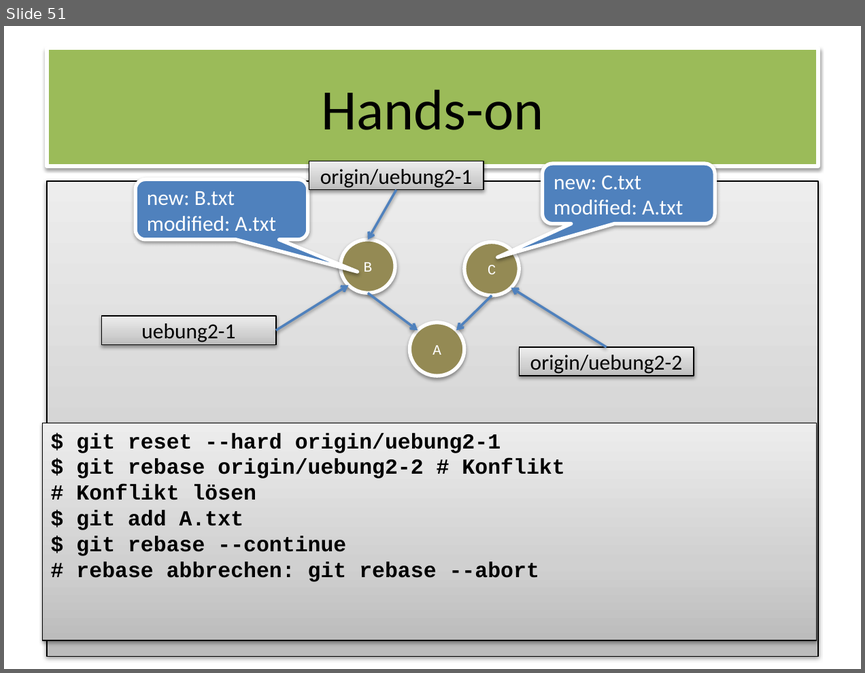
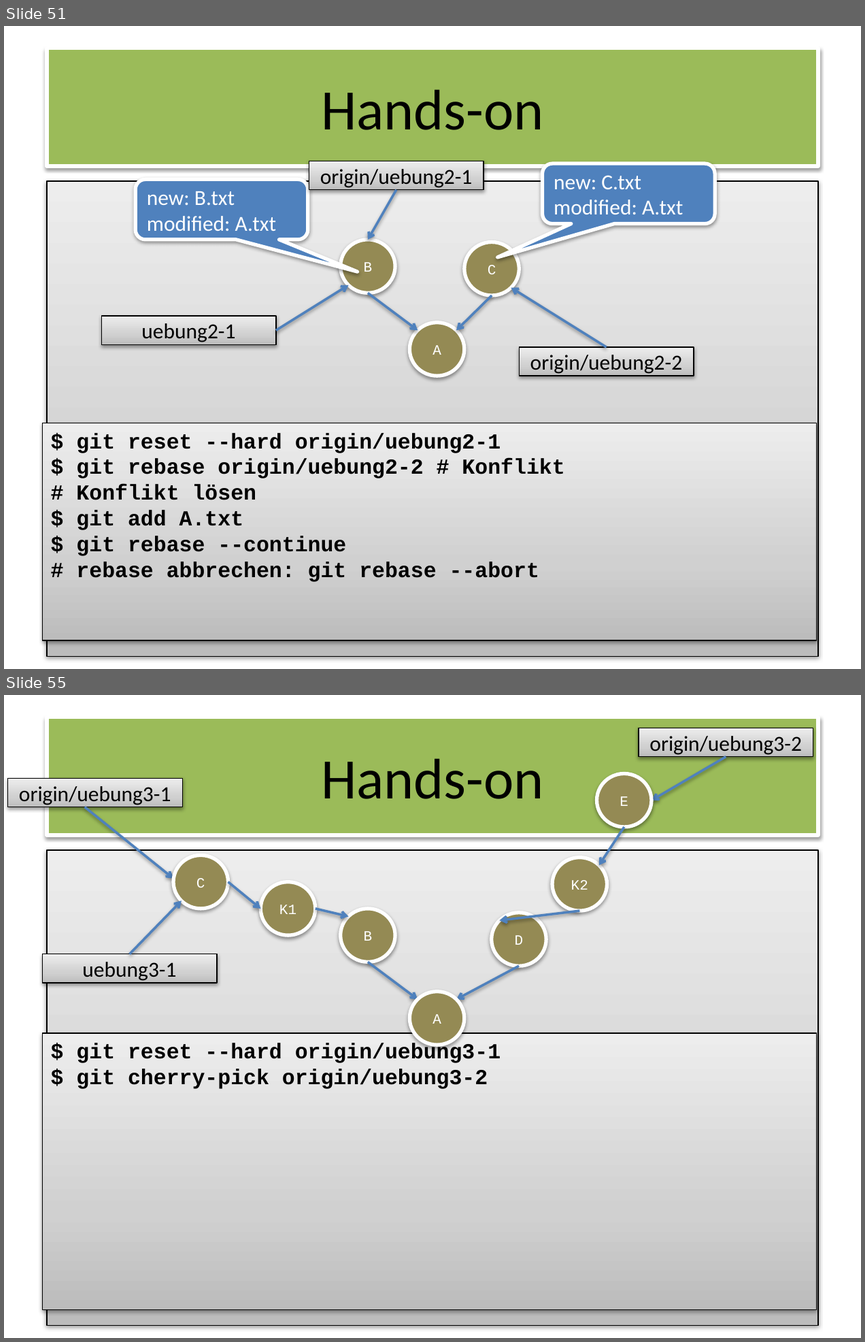
Before and after one commit to owidder/git-wks, a slide deck: git-wks.pptx. Shown one above the other, each under a label of ours: slide 51 before the commit, slides 51 and 55 after it; the slides between them are not shown. The pictures are 865x673 and 865x1342 pixels, drawn with LibreOffice and Linux fonts; fonts in the diff are those of the drawing. Boxes give left, top, right and bottom in pixels: in the first picture for what was removed or moved away, otherwise in the second. Text is boxed around its words. In the diff, an @@ line names an element or a change of style, - is before the commit and + after.

Commit message:
new chapter 'Cherry-Pick' + 'Revert'

```diff
--- a/git-wks.pptx
+++ b/git-wks.pptx
@@ slide 55 added at (4, 695, 861, 1338), background #FFFFFF; not listed: 2 template elements that a slide beside it also shows @@
@@ rectangle added at (639, 728, 814, 757), fill gradient #BDBDBD to #D1D1D1 to #EEEEEE, outline #000000 0.75 pt, 18 pt, text #000000 @@
+origin/uebung3-2
@@ ellipse added at (597, 774, 652, 827), fill #948A54, outline #FFFFFF 3 pt, 12 pt, text #FFFFFF @@
+E
@@ arrow added from (725, 757) to (652, 800), #4F81BD 2 pt @@
@@ rectangle added at (7, 778, 182, 807), fill gradient #BDBDBD to #D1D1D1 to #EEEEEE, outline #000000 0.75 pt, 18 pt, text #000000 @@
+origin/uebung3-1
@@ arrow added from (84, 807) to (173, 879), #4F81BD 2 pt @@
@@ arrow added from (624, 827) to (598, 866), #4F81BD 2 pt @@
@@ ellipse added at (173, 855, 228, 909), fill #948A54, outline #FFFFFF 3 pt, 12 pt, text #FFFFFF @@
+C
@@ ellipse added at (552, 857, 607, 910), fill #948A54, outline #FFFFFF 3 pt, 12 pt, text #FFFFFF @@
+K2
@@ arrow added from (228, 882) to (260, 909), #4F81BD 2 pt @@
@@ ellipse added at (260, 882, 315, 935), fill #948A54, outline #FFFFFF 3 pt, 12 pt, text #FFFFFF @@
+K1
@@ arrow added from (130, 954) to (181, 900), #4F81BD 2 pt @@
@@ arrow added from (315, 909) to (349, 916), #4F81BD 2 pt @@
@@ ellipse added at (341, 909, 396, 962), fill #948A54, outline #FFFFFF 3 pt, 12 pt, text #FFFFFF @@
+B
@@ ellipse added at (492, 913, 547, 966), fill #948A54, outline #FFFFFF 3 pt, 12 pt, text #FFFFFF @@
+D
@@ arrow added from (580, 911) to (499, 920), #4F81BD 2 pt @@
@@ rectangle added at (43, 954, 218, 983), fill gradient #BDBDBD to #D1D1D1 to #EEEEEE, outline #000000 0.75 pt, 18 pt, text #000000 @@
+uebung3-1
@@ arrow added from (368, 962) to (418, 999), #4F81BD 2 pt @@
@@ arrow added from (519, 966) to (456, 999), #4F81BD 2 pt @@
@@ ellipse added at (409, 991, 464, 1045), fill #948A54, outline #FFFFFF 3 pt, 12 pt, text #FFFFFF @@
+A
@@ rectangle added at (43, 1032, 817, 1309), fill gradient #BDBDBD to #D1D1D1 to #EEEEEE, outline #000000 0.75 pt, 18 pt, text #000000, bold @@
+$ git reset --hard origin/uebung3-1
+$ git cherry-pick origin/uebung3-2
```
Also in this commit, not shown: 7 slides changed, 5 other slides added.
